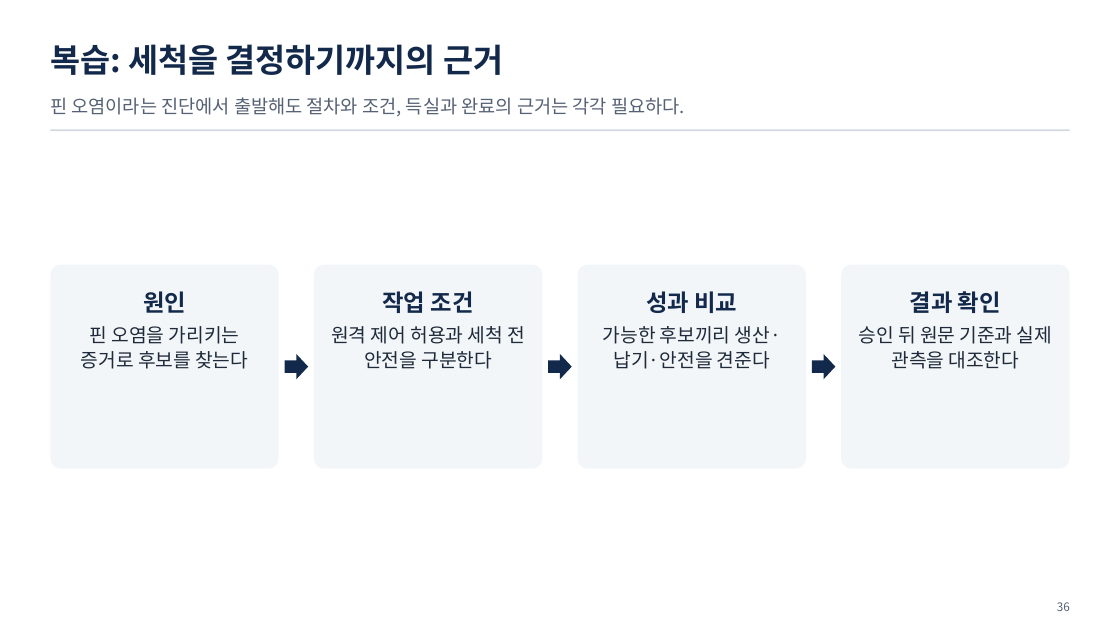
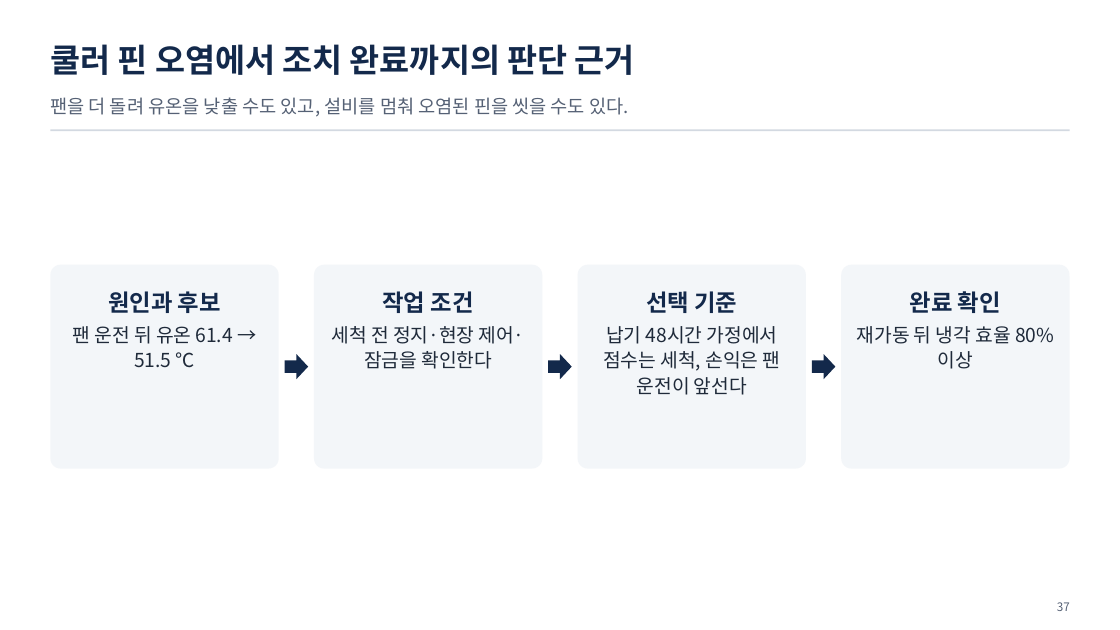
Before and after one commit to uengine-oss/hyd-iot-edu, a slide deck: slide 37 of workspace/강의제작/산출물/통합반/이론_오프라인/03회차/통합반_오프라인_03회차.pptx (slide 36 before the commit). Drawn at 1120x630 pixels with LibreOffice and Linux fonts; fonts in the diff are those of the drawing. Boxes give left, top, right and bottom in pixels: in the first picture for what was removed or moved away, otherwise in the second. Text is boxed around its words. In the diff, an @@ line names an element or a change of style, - is before the commit and + after.

Commit message:
통합반 3회차 현장 24~38장 성과 비교와 복습 화면과 발표자 노트를 교재 원본에 맞춘다

```diff
--- a/workspace/강의제작/산출물/통합반/이론_오프라인/03회차/통합반_오프라인_03회차.pptx
+++ b/workspace/강의제작/산출물/통합반/이론_오프라인/03회차/통합반_오프라인_03회차.pptx
@@ text at (50, 44, 635, 75): text changed @@
-복습: 세척을 결정하기까지의 근거
+쿨러 핀 오염에서 조치 완료까지의 판단 근거
@@ text at (50, 97, 629, 117): text changed @@
-핀 오염이라는 진단에서 출발해도 절차와 조건, 득실과 완료의 근거는 각각 필요하다.
+팬을 더 돌려 유온을 낮출 수도 있고, 설비를 멈춰 오염된 핀을 씻을 수도 있다.
@@ text at (73, 291, 233, 368): text changed @@
-원인
-핀 오염을 가리키는 증거로 후보를 찾는다
+원인과 후보
+팬 운전 뒤 유온 61.4 → 51.5 ℃
@@ text at (603, 291, 781, 395): text changed @@
-성과 비교
-가능한 후보끼리 생산·납기·안전을 견준다
+선택 기준
+납기 48시간 가정에서 점수는 세척, 손익은 팬 운전이 앞선다
@@ text at (857, 291, 1054, 369): text changed @@
-결과 확인
-승인 뒤 원문 기준과 실제 관측을 대조한다
+완료 확인
+재가동 뒤 냉각 효율 80% 이상
@@ text at (332, 326, 525, 369): text changed @@
-원격 제어 허용과 세척 전 안전을 구분한다
+세척 전 정지·현장 제어·잠금을 확인한다
@@ text at (1057, 602, 1070, 611): text changed @@
-36
+37
```
Also in this commit, not shown: 13 other slides changed, 1 slide added, 9 other files.
